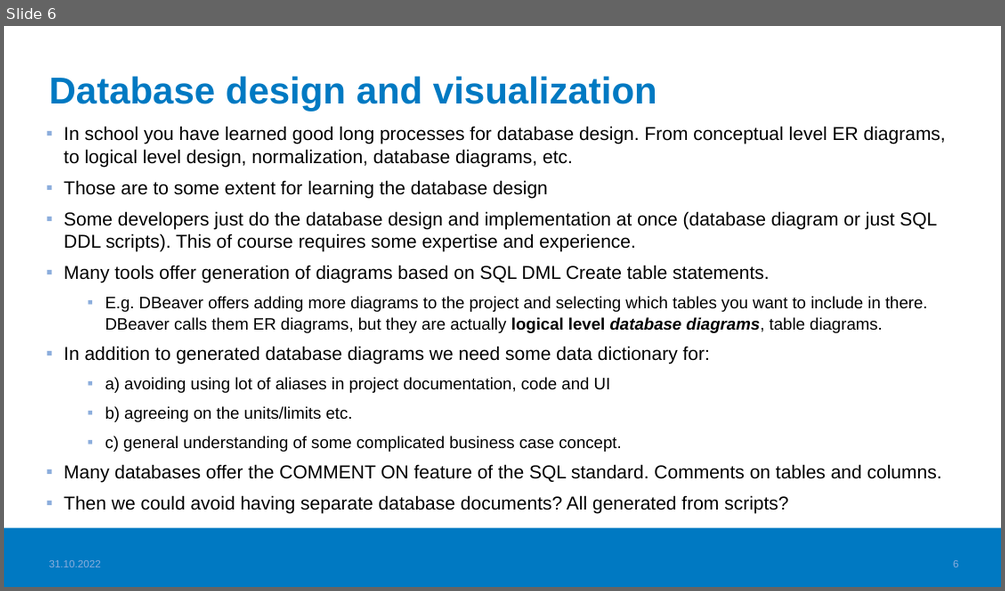
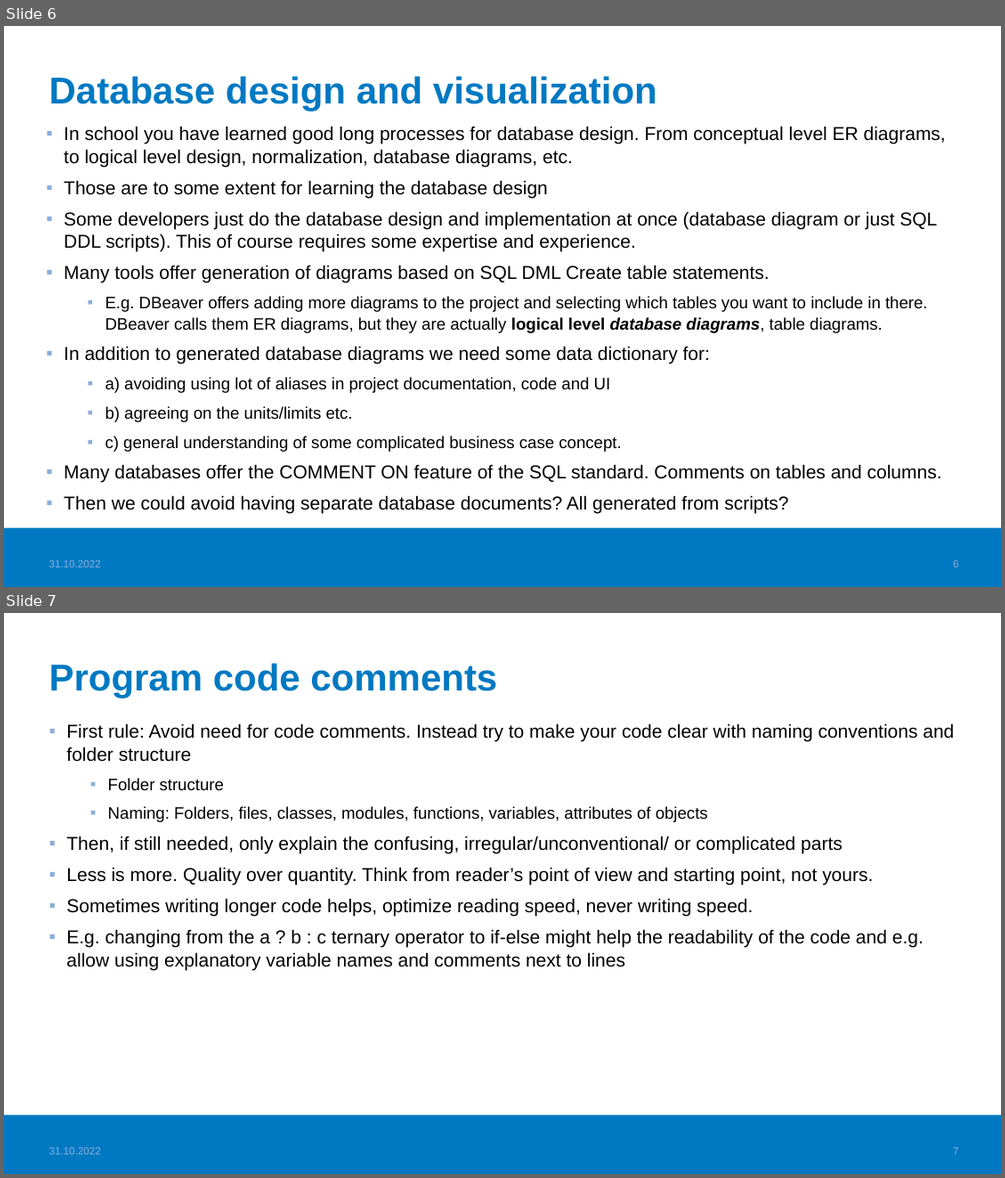
Before and after one commit to haagahelia/ohke-teknologiat, a slide deck: 06_ohjelmistoarkkitehtuurit_ja_patternit/documentation_principles_for_sw_projects.pptx. Shown one above the other, each under a label of ours: slide 6 before the commit, slides 6 and 7 after it. The pictures are 1005x591 and 1005x1178 pixels, drawn with LibreOffice and Linux fonts; fonts in the diff are those of the drawing; background and template pictures are left out. Boxes give left, top, right and bottom in pixels: in the first picture for what was removed or moved away, otherwise in the second. Text is boxed around its words. In the diff, an @@ line names an element or a change of style, - is before the commit and + after.

Commit message:
Project documentation philosophy first complete version ready

```diff
--- a/06_ohjelmistoarkkitehtuurit_ja_patternit/documentation_principles_for_sw_projects.pptx
+++ b/06_ohjelmistoarkkitehtuurit_ja_patternit/documentation_principles_for_sw_projects.pptx
@@ slide 7 added at bbox=[4, 613, 1001, 1174], background #FFFFFF; not listed: 1 template element that a slide beside it also shows @@
@@ title added at bbox=[49, 663, 497, 698], 36 pt, text #0079C2, bold @@
+Program code comments
@@ text added at bbox=[66, 723, 954, 970], 18 pt, text #000000 @@
+▪ First rule: Avoid need for code comments. Instead try to make your code clear with naming conventions and folder structure
+  ▪ Folder structure
+  ▪ Naming: Folders, files, classes, modules, functions, variables, attributes of objects
+▪ Then, if still needed, only explain the confusing, irregular/unconventional/ or complicated parts
+▪ Less is more. Quality over quantity. Think from reader’s point of view and starting point, not yours.
+▪ Sometimes writing longer code helps, optimize reading speed, never writing speed.
+▪ E.g. changing from the a ? b : c ternary operator to if-else might help the readability of the code and e.g. allow using explanatory variable names and comments next to lines
@@ text added at bbox=[49, 1147, 101, 1154], 10 pt, text #8BADDC @@
+31.10.2022
@@ page number added at bbox=[953, 1147, 958, 1154], 10 pt, text #8BADDC @@
+7
```
Also in this commit, not shown: 1 other slide added, 1 other file.
